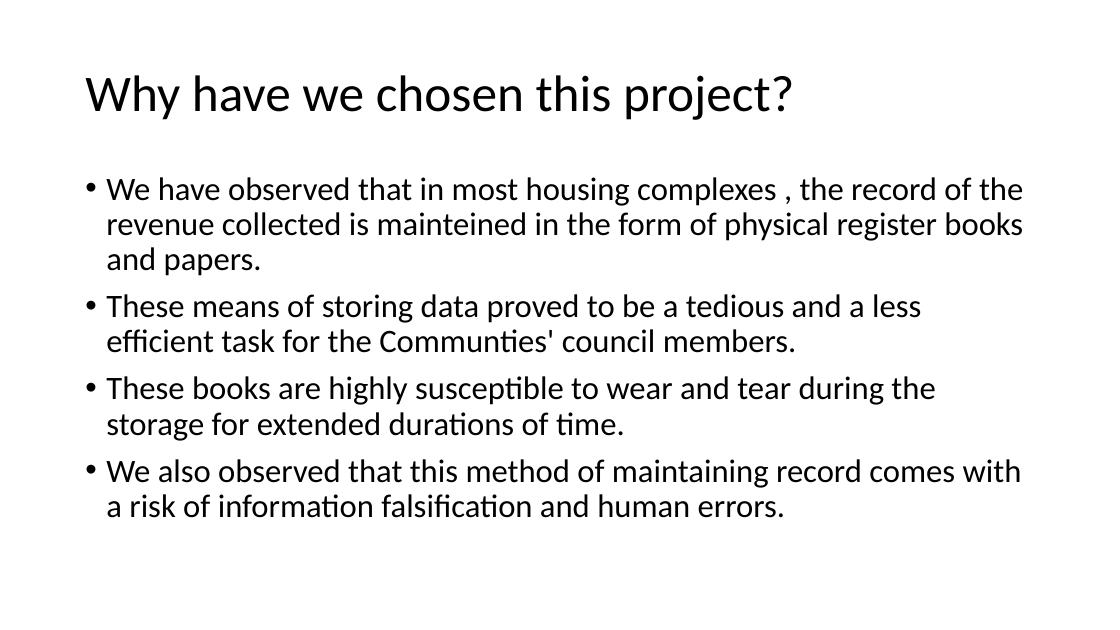
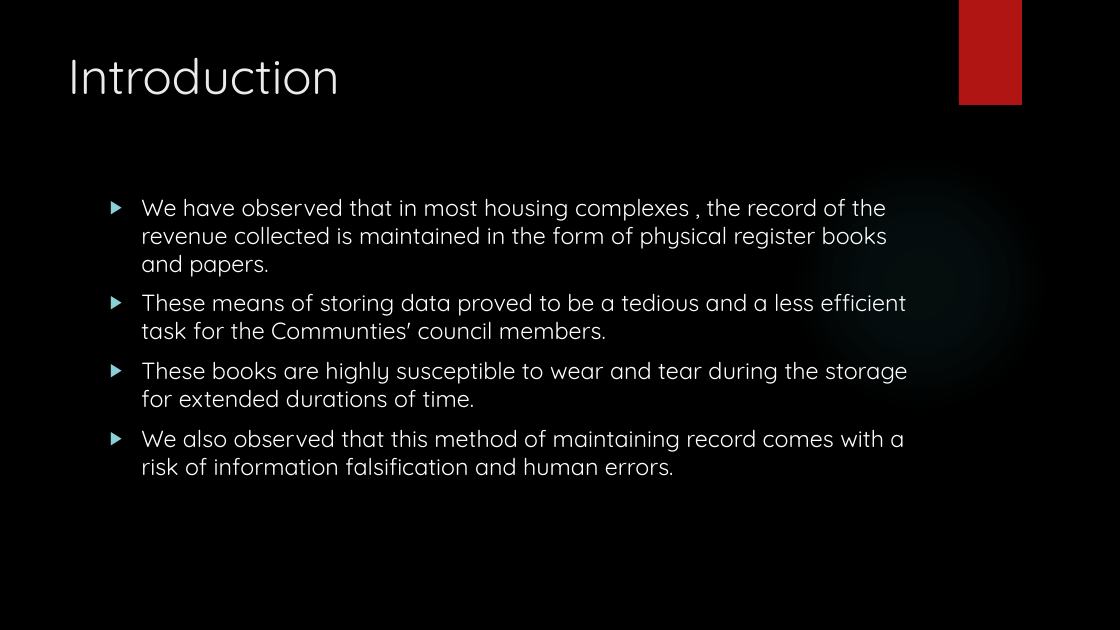
Before and after one commit to GeekyPython/Apartment_Rental_System, a slide deck: slide 2 of Project_Presentation.pptx (slide 3 before the commit). Drawn at 1120x630 pixels with LibreOffice and Linux fonts; fonts in the diff are those of the drawing; background and template pictures are left out. Boxes give left, top, right and bottom in pixels: in the first picture for what was removed or moved away, otherwise in the second. Text is boxed around its words. In the diff, an @@ line names an element or a change of style, - is before the commit and + after.

Commit message:
Add files via upload
Final PPT Updated

```diff
--- a/Project_Presentation.pptx
+++ b/Project_Presentation.pptx
@@ background #FFFFFF to picture (left out) @@
@@ rectangle added at [959,0,1022,105], fill #B01513 @@
@@ title "Introduction" at [68,58,340,95]: vertical alignment middle to top @@
@@ title at [68,58,340,95]: text changed; size 44 to 42 pt; font Calibri to Quicksand; text colour #000000 to #EBEBEB @@
-Why have we chosen this project?
+Introduction
@@ ellipse added at [791,154,1049,413], fill gradient #50B9C1 @@
@@ text "We have observed that in ...": place and size @@
-text "We have observed that in ..." at [106,177,1023,518]
+text "We have observed that in ..." at [141,198,907,476]
@@ text at [141,198,887,277]: text changed; size 28 to 20 pt; font Calibri to Quicksand; text colour #000000 to #FFFFFF @@
-• We have observed that in most housing complexes , the record of the revenue collected is mainteined in the form of physical register books and papers.
+▶ We have observed that in most housing complexes , the record of the revenue collected is maintained in the form of physical register books and papers.
@@ text at [141,293,907,476]: size 28 to 20 pt, font Calibri to Quicksand, text colour #000000 to #FFFFFF in "These means of storing data proved to ...", "These books are highly susceptible to wear ...", "We also observed that this method of ..."; bullet • to ▶; line spacing 0.9 to 1 @@
```
Also in this commit, not shown: 4 other slides changed, 5 slides added.
